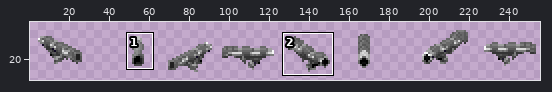
Edited in one commit: sprite sheet (Resources/Handobs/handobs_rocket_accatran.png). The picture above shows the old version from afar; the outline marks the close-up.
Close-up. Before:
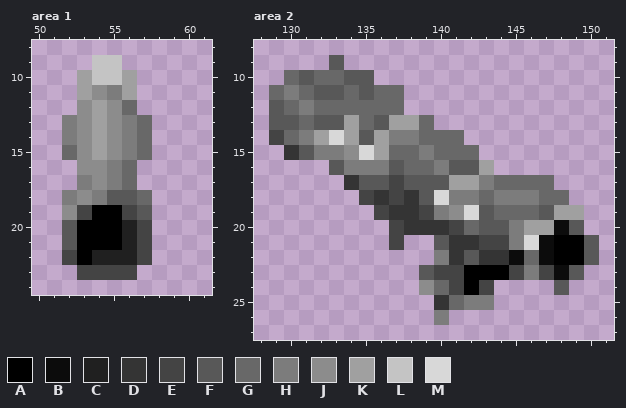
The file is 256x40 pixels. Shown: area 1: x 50..61, y 8..24; area 2: x 128..151, y 8..27. The wide view leaves out empty margins. The commit also changed other parts of the picture, which this record leaves out.
Palette (. is transparent): A #000000  B #0c0c0c  C #202020  D #343434  E #444444  F #585858  G #686868  H #7c7c7c  J #8c8c8c  K #a0a0a0  L #c4c4c4  M #d8d8d8
Pixels before, area 1, first column x 52:
 9 ..LL..
10 .KLLK.
11 .KJHK.
12 .JKJG.
13 HJKJHG
14 HJKJHG
15 GJKJHG
16 .JJHG.
17 .HJHG.
18 HJHFFG
19 JEAAEF
20 FAAACE
21 FAAACE
22 EACCCE
23 .EEEE.
Pixels before, area 2, first column x 129:
 9 ....F.................
10 .GFGGFF...............
11 GHGFFGFGG.............
12 FGHGGGGGG.............
13 FFGFFKGFKKG...........
14 EGHKMKFKHHGGG.........
15 .DFHHJMKGGHGGG........
16 ....FHHHFGGHFFK.......
17 .....DFFEFFFKKHGGGG...
18 ......EDEDFMHHGHHHGG..
19 .......EDDEHJMFGGGFKK.
20 ........EDDDEGFFHKKBF.
21 ........E..FDDEEHMBAAF
22 ...........HDFDDBGBAAF
23 ..........FEEAAAEHEBF.
24 ..........JGEAE....F..
25 ...........DGHH.......
26 ...........H..........
Once edited:
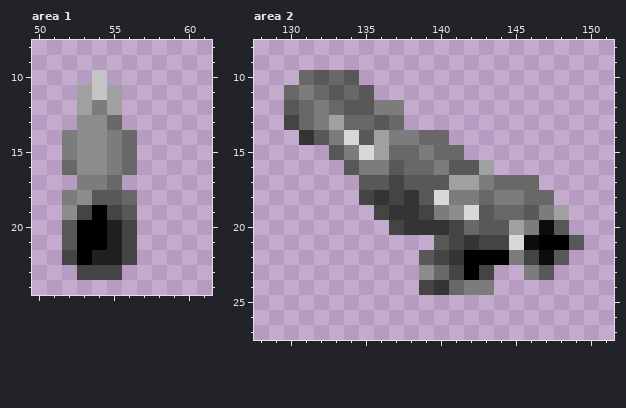
The exact change:
Changed rows in their new state; - is an unchanged pixel.
Area 1:
first column x 52:
 9 --..--
10 -.-..-
11 --LK.-
12 -KHK.-
13 .-JG..
14 --JHG.
15 H-JHG.
16 G-----
17 --HG.-
18 --F-G.
19 ---EF.
20 ---CE.
21 ---CE.
22 ----E.
23 ----.-
Area 2:
first column x 129:
 9 ----.-----------------
10 -.GF--.---------------
11 .GHG---..-------------
12 .FGH-FFHH-------------
13 .E-HKG--G..-----------
14 ..DFHM------.---------
15 -...FH-------.--------
16 ----.F----------------
17 -----.------------.---
18 -----------------G-.--
19 -----------------FH-.-
20 ----------------KHBF.-
21 --------.---E---MBA-F.
22 ----------FE-AAAHE-F..
23 ----------JG--E..-F..-
24 ----------EDGHH----.--
25 -----------....-------
26 -----------.----------
Changed places in both close-ups, as pixel boxes (x1, y1, x2, y2):
changed: (62, 55, 152, 280)
changed: (269, 55, 599, 325)
